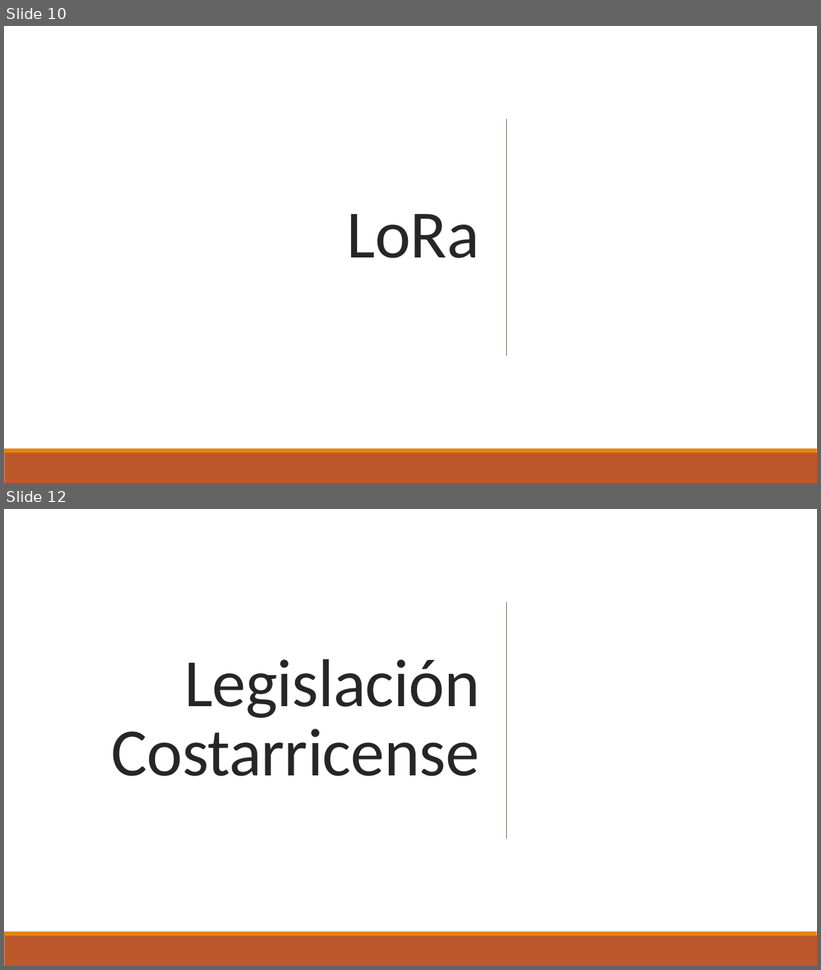
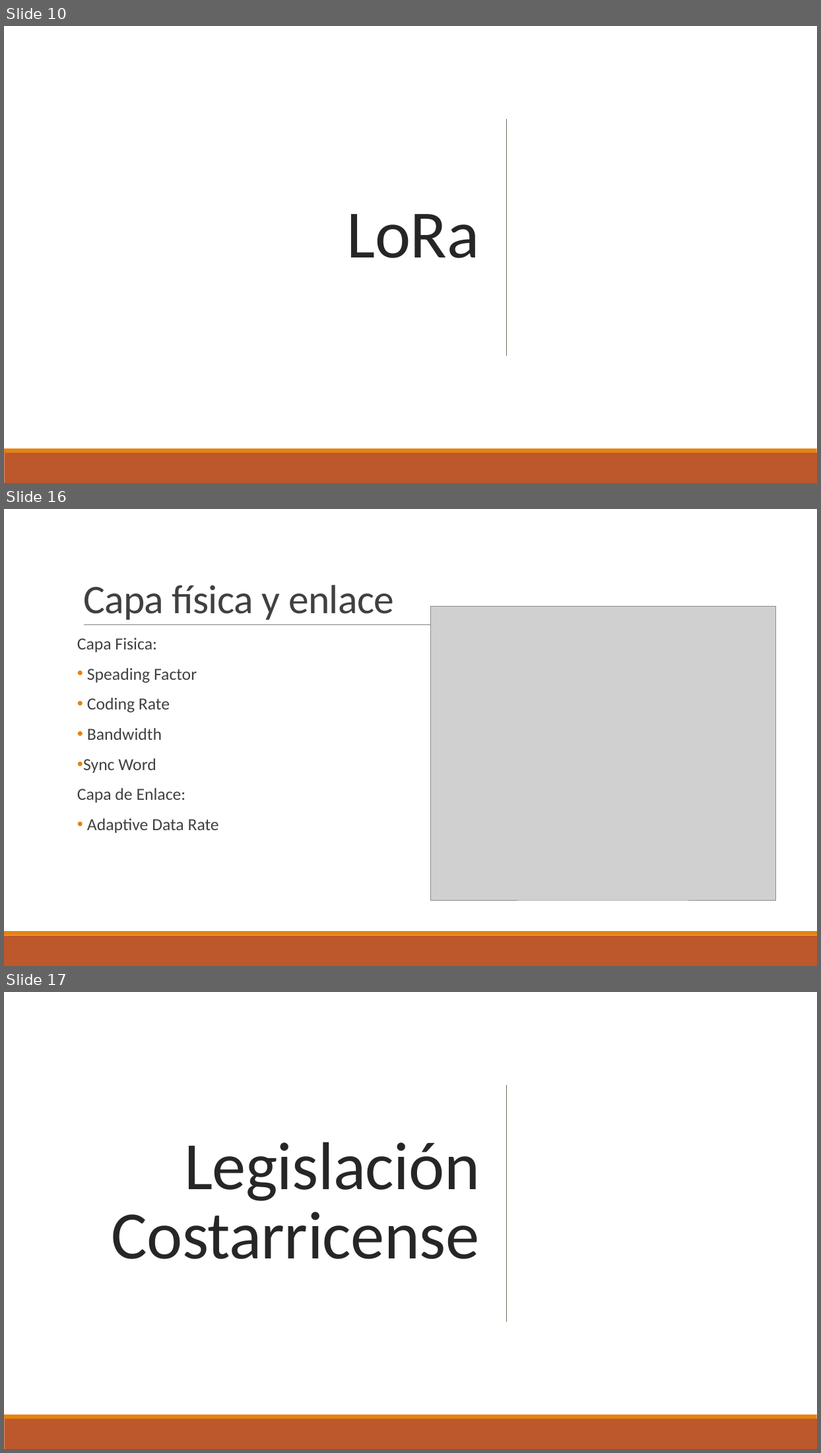
Before and after one commit to oscarconejoc/Taller_Integrador_Grupo6, a slide deck: Investigacion Inicial/Sistema de comunicaciones LoRa.pptx. Shown one above the other, each under a label of ours: slides 10 and 12 before the commit, slides 10, 16 and 17 after it; the slides between them are not shown. The pictures are 821x970 and 821x1453 pixels, drawn with LibreOffice and Linux fonts; fonts in the diff are those of the drawing; grey boxes stand for pictures. Boxes give left, top, right and bottom in pixels: in the first picture for what was removed or moved away, otherwise in the second. Text is boxed around its words. In the diff, an @@ line names an element or a change of style, - is before the commit and + after.

```diff
--- a/Investigacion Inicial/Sistema de comunicaciones LoRa.pptx
+++ b/Investigacion Inicial/Sistema de comunicaciones LoRa.pptx
@@ slide 16 added at [4, 509, 817, 966], background #FFFFFF @@
@@ title added at [83, 585, 394, 620], 48 pt, text #404040 @@
+Capa física y enlace
@@ picture added at [431, 607, 776, 900] @@
@@ line added from (84, 625) to (748, 625), #808080 0.5 pt @@
@@ text added at [77, 638, 219, 833], 20 pt, text #404040 @@
+Capa Fisica:
+• Speading Factor
+• Coding Rate
+• Bandwidth
+• Sync Word
+Capa de Enlace:
+• Adaptive Data Rate
@@ rectangle added at [4, 936, 817, 966], fill #BD582C @@
@@ rectangle added at [4, 931, 817, 936], fill #E48312 @@
@@ what was slide 12 is now slide 17 @@
```
Also in this commit, not shown: 6 other slides added, 2 slides removed.
